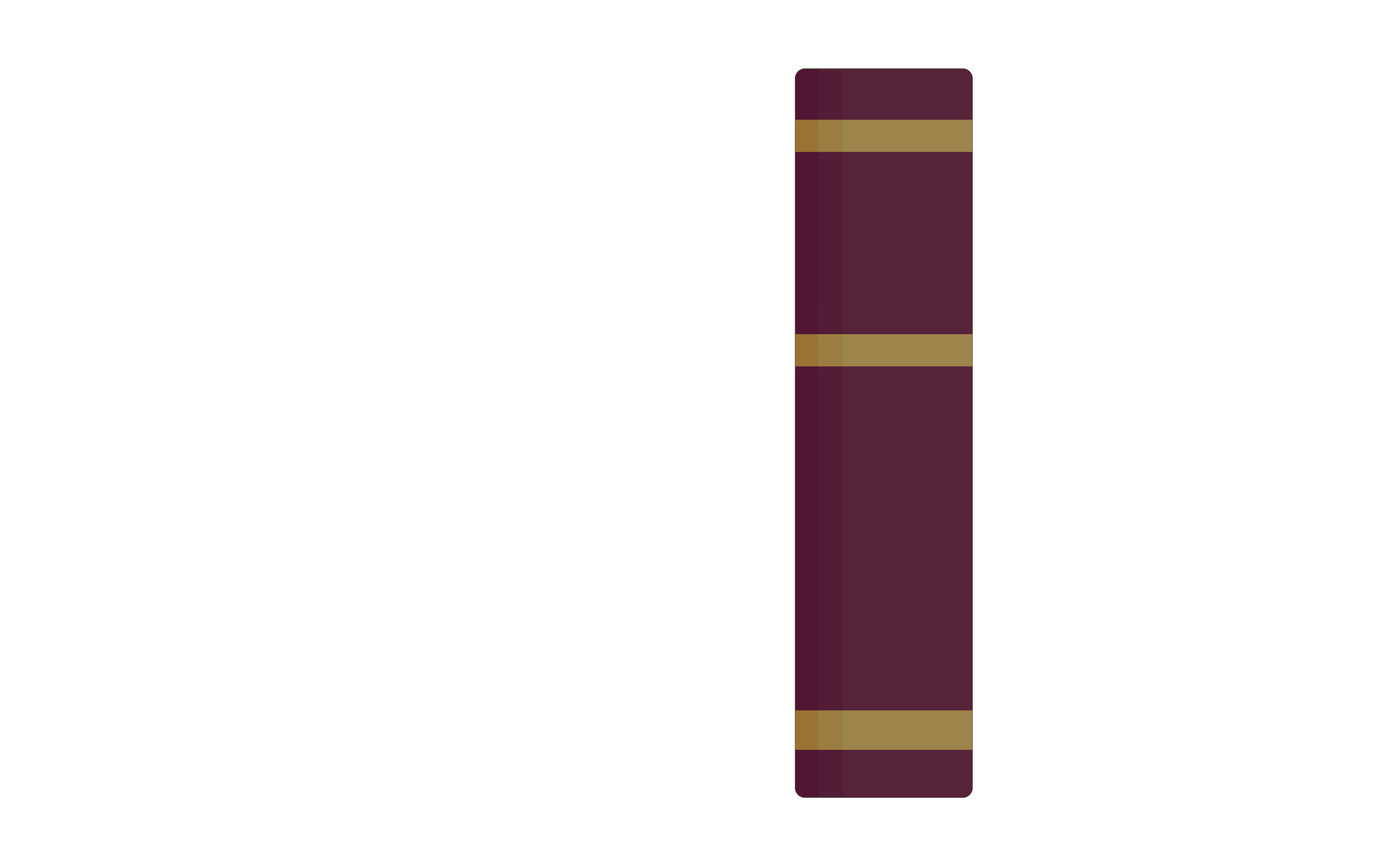
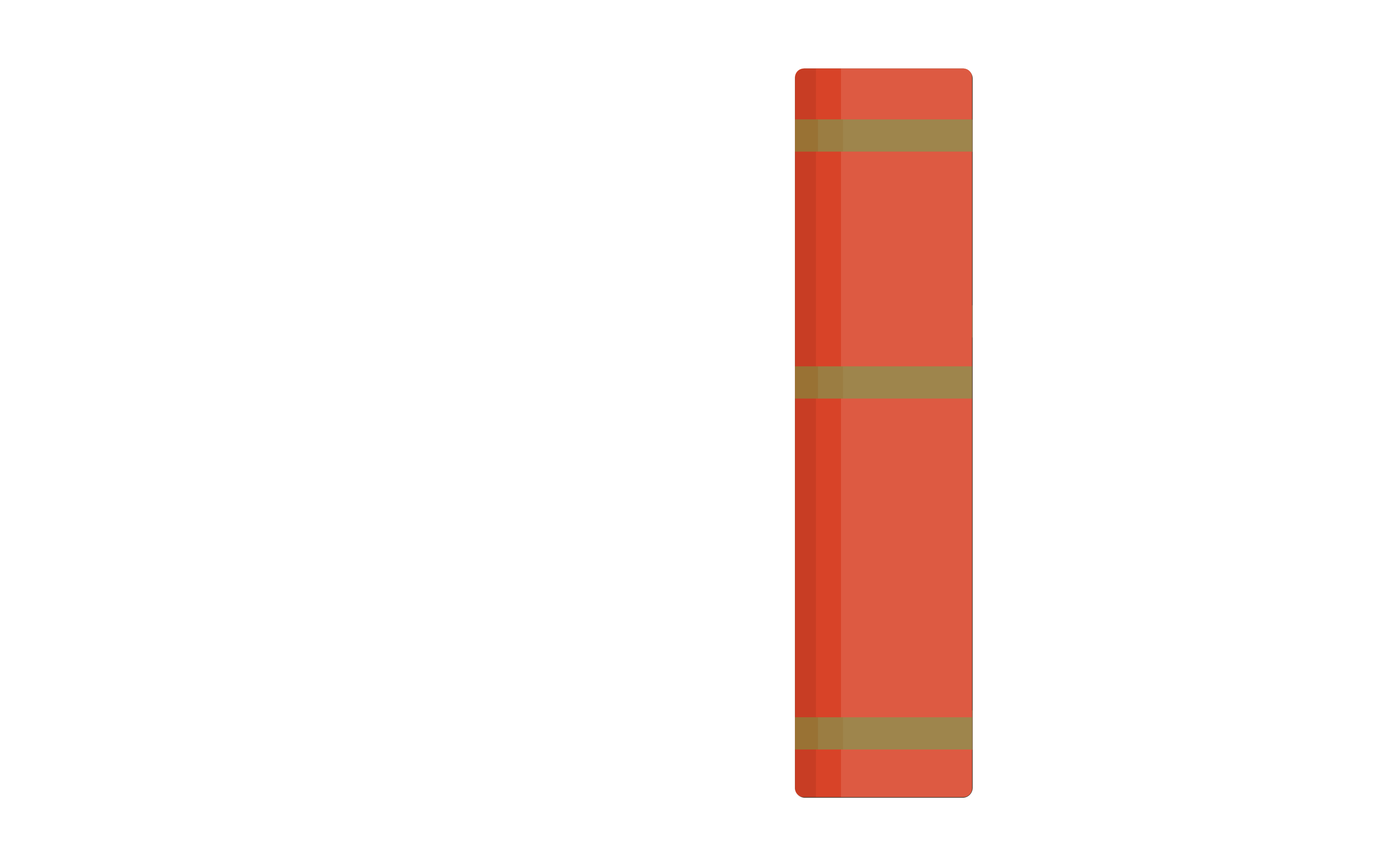
Revision of a layered 1387x867 image; what changed, layer by layer:
renamed "Book_purple" to "Book_Orange", painted on it over [795, 68, 974, 799]
